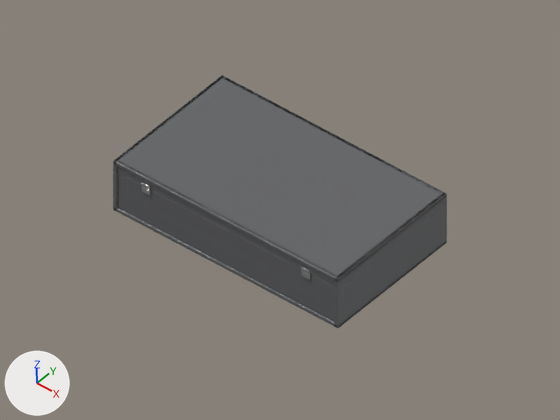
Before and after pictures for a commit that changed the Blender file pockets-volume-5-model.blend.
The view is the same before and after, from the file's camera 'Camera'. The lights are fixed; the arrows at lower left show +X, +Y and +Z. The first picture is the older version.

Script lines for the objects in view, before the commit:
```python
ob_case_base = bpy.data.objects.new('Case_base', me_cube_014)
ob_case_base.parent = ob_pocket_case
ob_case_base.location = (0.0, 0.0, 0.00279)
ob_case_end_001 = bpy.data.objects.new('Case_end.001', me_cube_016)
ob_case_end_001.parent = ob_pocket_case
ob_case_end_001.location = (0.0, -0.0978, 0.0298)
ob_case_end_001.scale = (1.0, 1.0, 1.27)
ob_case_side = bpy.data.objects.new('Case_side', me_cube_017)
ob_case_side.parent = ob_pocket_case
ob_case_side.location = (-0.169, 0.0, 0.0298)
ob_case_side.scale = (1.0, 1.0, 1.27)
ob_case_side_001 = bpy.data.objects.new('Case_side.001', me_cube_018)
ob_case_side_001.parent = ob_pocket_case
ob_case_side_001.location = (0.169, 0.0, 0.0298)
ob_case_side_001.scale = (1.0, 1.0, 1.27)
ob_lid_end_001 = bpy.data.objects.new('Lid_end.001', me_cube_020)
ob_lid_end_001.parent = ob_pocket_lid
ob_lid_end_001.location = (0.0, -0.197, 0.00826)
ob_lid_side = bpy.data.objects.new('Lid_side', me_cube_040)
ob_lid_side.parent = ob_pocket_lid
ob_lid_side.location = (-0.169, -0.0991, 0.00826)
ob_lid_side_001 = bpy.data.objects.new('Lid_side.001', me_cube_043)
ob_lid_side_001.parent = ob_pocket_lid
ob_lid_side_001.location = (0.169, -0.0991, 0.00826)
ob_lid_top = bpy.data.objects.new('Lid_top', me_cube_046)
ob_lid_top.parent = ob_pocket_lid
ob_lid_top.location = (0.0, -0.0991, 0.014)
```
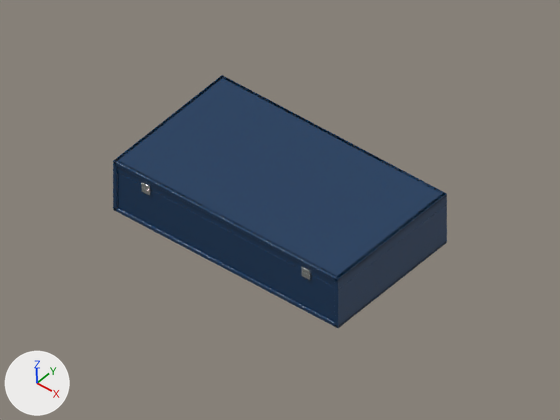
Where the change shows, as pixel boxes [x1, y1, x2, y2] in the pictures (560 x 420 px):
'Lid_top', recoloured (grey to blue): [114, 77, 447, 282] in both
'Case_end.001', recoloured (grey to blue): [118, 173, 335, 322] in both
'Case_side.001', recoloured: [335, 204, 447, 328] in both
'Lid_end.001', recoloured: [118, 161, 335, 287] in both
'Lid_side.001', recoloured: [335, 192, 447, 290] in both
'Case_base', recoloured: [116, 208, 445, 327] in both
'Lid_end', recoloured: [223, 77, 443, 192] in both
'Lid_side', recoloured: [113, 75, 225, 173] in both

The change, as a diff of the scene's bpy script:
```diff
--- a/pockets-volume-5-model.blend.py
+++ b/pockets-volume-5-model.blend.py
@@ img_plastic_exterior_color @@
+img_plastic_exterior_color = load_image('Plastic exterior color', '_unpacked/finish-plastic-color.png', 256, 256, 'sRGB')
@@ mat_utsw_shell_plastic_navy @@
+mat_utsw_shell_plastic_navy = bpy.data.materials.new('UTSW shell plastic navy')
+# colours: dark blue #00355d
+# uses the picture img_finish_plastic_normal_png_001
+# uses the picture img_plastic_exterior_color
@@ me_cube_014 @@
 me_cube_014.from_pydata(...)  # 8 vertices, 6 faces; spans x -0.171..0.171, y -0.102..0.102, z -0.003..0.003
-me_cube_014.materials.append(mat_utsw_shell_plastic_gray)
+me_cube_014.materials.append(mat_utsw_shell_plastic_navy)
@@ me_cube_017 @@
 me_cube_017.from_pydata(...)  # 8 vertices, 6 faces; spans x -0.003..0.003, y -0.102..0.102, z -0.023..0.023
-me_cube_017.materials.append(mat_utsw_shell_plastic_gray)
+me_cube_017.materials.append(mat_utsw_shell_plastic_navy)
@@ me_cube_018 @@
 me_cube_018.from_pydata(...)  # 8 vertices, 6 faces; spans x -0.003..0.003, y -0.102..0.102, z -0.023..0.023
-me_cube_018.materials.append(mat_utsw_shell_plastic_gray)
+me_cube_018.materials.append(mat_utsw_shell_plastic_navy)
@@ me_cube_016 @@
 me_cube_016.from_pydata(...)  # 8 vertices, 6 faces; spans x -0.166..0.166, y -0.002..0.002, z -0.023..0.023
-me_cube_016.materials.append(mat_utsw_shell_plastic_gray)
+me_cube_016.materials.append(mat_utsw_shell_plastic_navy)
@@ me_cube_046 @@
 me_cube_046.from_pydata(...)  # 8 vertices, 6 faces; spans x -0.171..0.171, y -0.102..0.102, z -0.003..0.003
-me_cube_046.materials.append(mat_utsw_shell_plastic_gray)
+me_cube_046.materials.append(mat_utsw_shell_plastic_navy)
@@ me_cube_040 @@
 me_cube_040.from_pydata(...)  # 8 vertices, 6 faces; spans x -0.003..0.003, y -0.102..0.102, z -0.008..0.008
-me_cube_040.materials.append(mat_utsw_shell_plastic_gray)
+me_cube_040.materials.append(mat_utsw_shell_plastic_navy)
@@ me_cube_043 @@
 me_cube_043.from_pydata(...)  # 8 vertices, 6 faces; spans x -0.003..0.003, y -0.102..0.102, z -0.008..0.008
-me_cube_043.materials.append(mat_utsw_shell_plastic_gray)
+me_cube_043.materials.append(mat_utsw_shell_plastic_navy)
@@ me_cube_019 @@
 me_cube_019.from_pydata(...)  # 8 vertices, 6 faces; spans x -0.166..0.166, y -0.003..0.003, z -0.008..0.008
-me_cube_019.materials.append(mat_utsw_shell_plastic_gray)
+me_cube_019.materials.append(mat_utsw_shell_plastic_navy)
@@ me_cube_020 @@
 me_cube_020.from_pydata(...)  # 8 vertices, 6 faces; spans x -0.166..0.166, y -0.002..0.002, z -0.008..0.008
-me_cube_020.materials.append(mat_utsw_shell_plastic_gray)
+me_cube_020.materials.append(mat_utsw_shell_plastic_navy)
```
